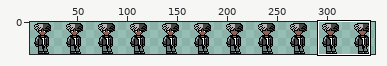
File history of a sprite sheet, assets/MainCharacters/KenCarson/idle.png. The first picture is a wide view before the edit; the outline marks the close-up.
Close-up. The starting point:
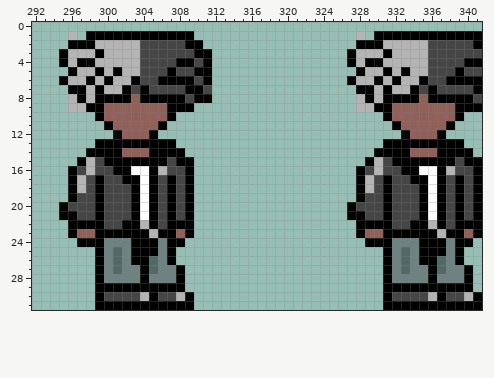
The file is 352x32 pixels. Pixels under 10% opacity are left out. Colours within 5 levels of each other are drawn and written as one. Shown: x 292..341, y 0..31. The old version is drawn lined up with the new one. The wide view leaves out empty margins. The commit also changed other parts of the picture, which this record leaves out.
After the commit:
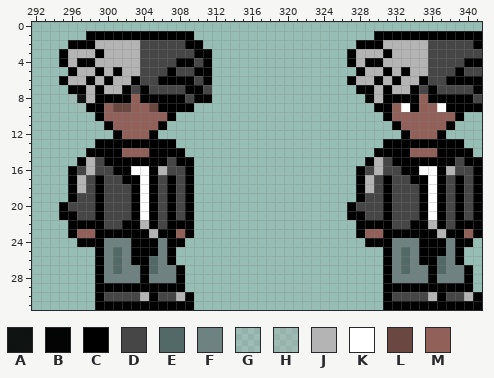
Palette (. is transparent): A #000000e5  B #000000f9  C #000000  D #464646  E #536967  F #6e8281  G #b4b4b439  H #b4b4b458  J #b4b4b4  K #ffffff  L #6b4742  M #916059
Change:
drawings rearranged on the sheet (the old picture shows each at its new place; 1 dropped ones are not shown)
@@ x 292..341 @@
  0 ..................................................
- 1 ....J.CCCCCCCCCCCC..................J.CCCCCCCCCCCC
- 2 ....CCCJJJJJDDDDDCC.................CCCJJJJJDDDDDC
+ 1 ......CCCCCCCCCCCC....................CCCCCCCCCCCC
+ 2 ....BCCJJJJJDDDDDCC.................CCCJJJJJDDDDDC
  3 ...CJJJCJJJJDDDDDDCC...............CJJJCJJJJDDDDDD
@@ x 292..341 @@
  7 ....CCJCJJCDCDDDDCCD................CCJCJJCDCDDDDC
- 8 ....JCJCCCCMCCCCCDCC................JCJCCCCMCCCCCD
- 9 ....JJCCMMMMMMMCCC..................JJCCMMMMMMMCCC
+ 8 ....HAJCCCCMCCCCCDCC.................BJCCCCMCCCCCD
+ 9 .....GCCMLLMMLCCCC....................CCMKCMMKCCCC
 10 .......CMMMMMMMC.......................CMMMMMMMC..
